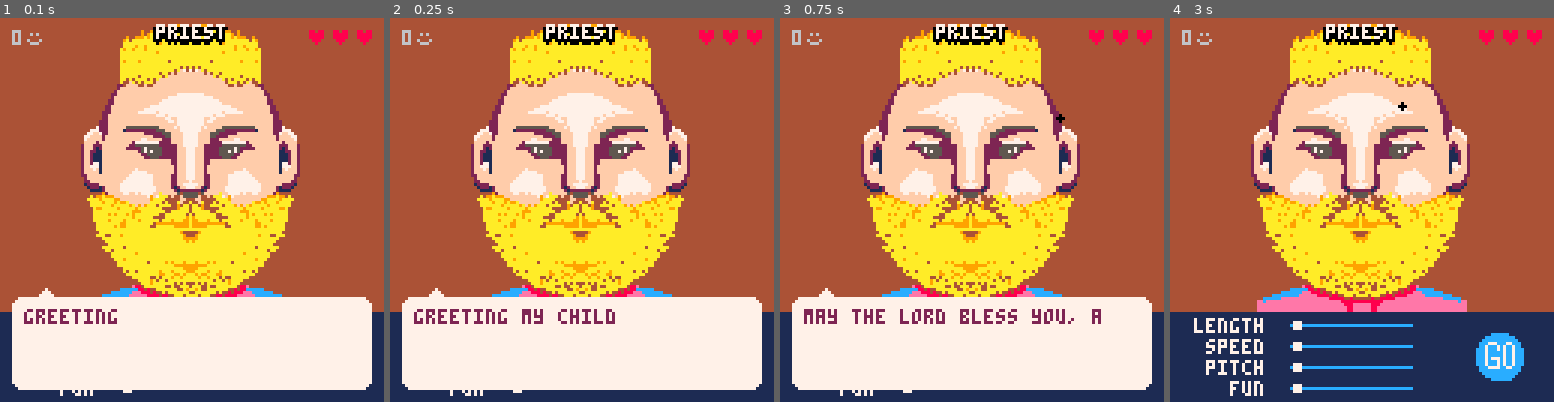
Above: before the commit, frames 1-4 (left to right).
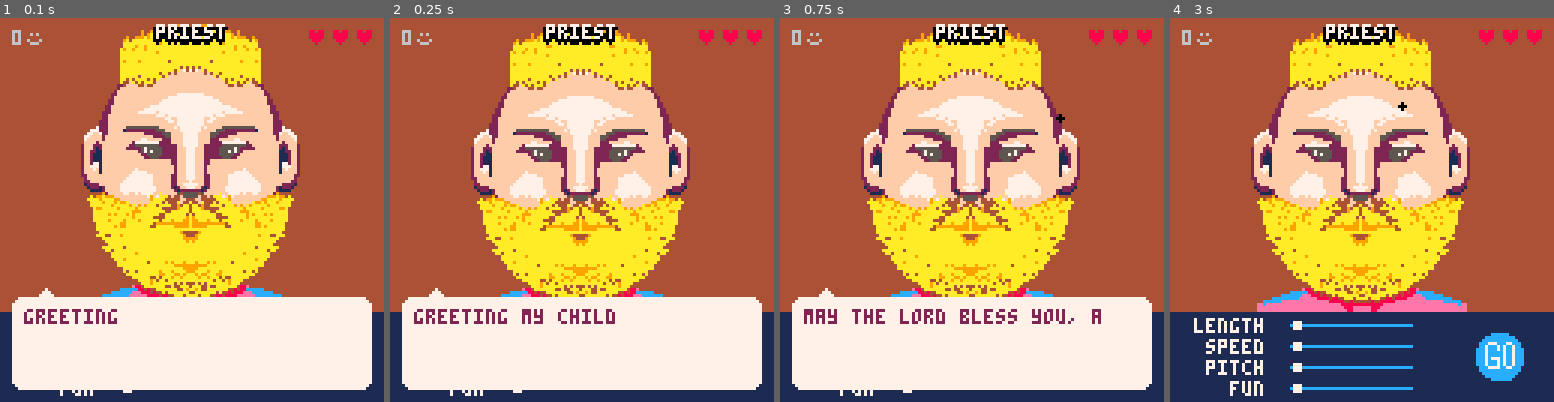
Above: after the commit, the same moments.

Repository: Alfie-Edwards/game-boys
Game: PICO-8 cartridge game.p8
Two runs of this game, one before a commit and one after it. Both use one fixed random seed, a clock stepped at 60 frames per second and the inputs below.
Inputs (mouse positions are in pixels of both pictures, inside the frame that each line leads up to):
- Up to frame 1 (0.1 s): no input
- Up to frame 2 (0.25 s): no input
- Up to frame 3 (0.75 s): tap X (X key) at 0.33 s; click (1060, 121) at 0.67 s; tap O (Z key) at 0.7 s
- Up to frame 4 (3 s): tap X (X key) at 1.07, 1.85, 2.97 s; click (1216, 267) at 1.22 s; tap O (Z key) every 0.4 s from 1.7 to 2.9 s; click (1277, 114) at 1.77 s; click (1342, 259) at 2.32 s; click (1404, 106) at 2.87 s

Frame 1 is identical in both runs. In frame 2, 7.5% of the frame differs, in the area x 21-79%, y 1-73%; in frame 3, 7.5%; in frame 4, 8.0%, in the area x 21-79%, y 1-76%.

Commit message:
people shake when laughing

Diff:
--- a/face.lua
+++ b/face.lua
@@ -171,7 +171,9 @@
 	-- draw_moustache_right(64 - 1,        head_bottom - tiles(4))
 end
 
-function draw_head(name)
+function draw_head(name, emotion)
+	if (emotion == nil) emotion = "neutral"
+
 	-- TODO #temp
 	name = "big beardy man"
 	-- name = "priest"
@@ -181,9 +183,15 @@
 	palt(0, false)
 	palt(13, true)
 
+	local laughing_y_offset = 0
+	if emotion == "laughing" and current_laugh ~= nil then
+		local laugh_speed = 3 * (current_laugh.speed + 1)
+		laughing_y_offset = flr((t() * laugh_speed) % 2)
+	end
+
 	local head_left = 64 - tiles(4)
 	local head_right = (64 - 1) + tiles(4)
-	local head_top = 10
+	local head_top = 11 - laughing_y_offset
 	local head_bottom = head_top + tiles(10)
 
 	-- base
--- a/game.p8
+++ b/game.p8
@@ -16,6 +16,9 @@
 health = max_health
 score = 0
 lost = false
+
+laughing = false
+current_laugh = nil
 
 -- laughs ----------------------
 -- speed, pitch, fun
@@ -37,10 +40,10 @@
     },
 }
 
--- laugh durations ------------
+-- laugh durations -------------
 laugh_durations = { 2, 1.25, 0.75 }
 
--- Speech bubble dimensions ---
+-- Speech bubble dimensions ----
 max_line_len = 28
 max_lines = 4
 
@@ -49,6 +52,7 @@
 	update_mouse()
     timers = {}
     laughing = false
+    current_laugh = nil
 
     sliders = {
         length = { name_x = 8, y = 100, value = 1, grabbed = false },
@@ -237,7 +241,7 @@
 	end
 
 	-- Head
-	draw_head(current_person().name)
+	draw_head(current_person().name, current_emotion())
 
     -- Laugh maker
     pal_dark_blue()
@@ -361,12 +365,12 @@
 end
 
 function lose()
-	say("lose!!!!!!!!!!!!!!!!!!")
-	say("your score was "..score)
 	lost = true
 end
 
 function play_laugh(laugh_params)
+    if (laughing == false) current_laugh = laugh_params
+
     laughing = true
     local sound = laughs[laugh_params.speed + 1][laugh_params.pitch + 1][laugh_params.fun + 1]
     sfx(sound)
@@ -391,6 +395,7 @@
                 music(1, 1000, 0)
             end
             laughing = false
+            current_laugh = nil
         end
     end
     add(timers, {
--- a/people.lua
+++ b/people.lua
@@ -214,6 +214,13 @@
 	end
 end
 
+function current_emotion()
+	if laughing then
+		return "laughing"
+	end
+	return "neutral"
+end
+
 function current_person()
 	return people[people_sequencing[current_person_index]]
 end
